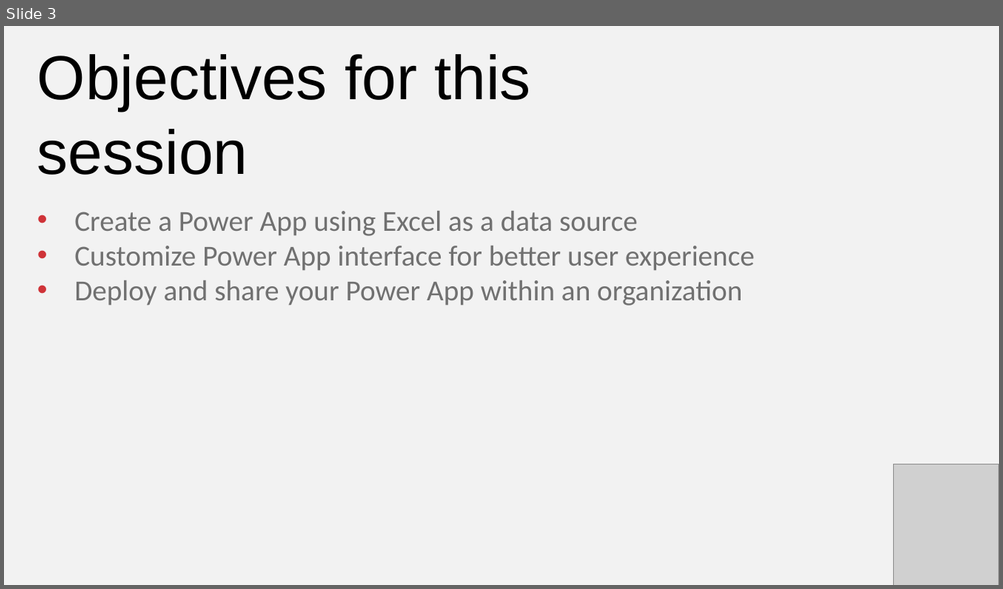
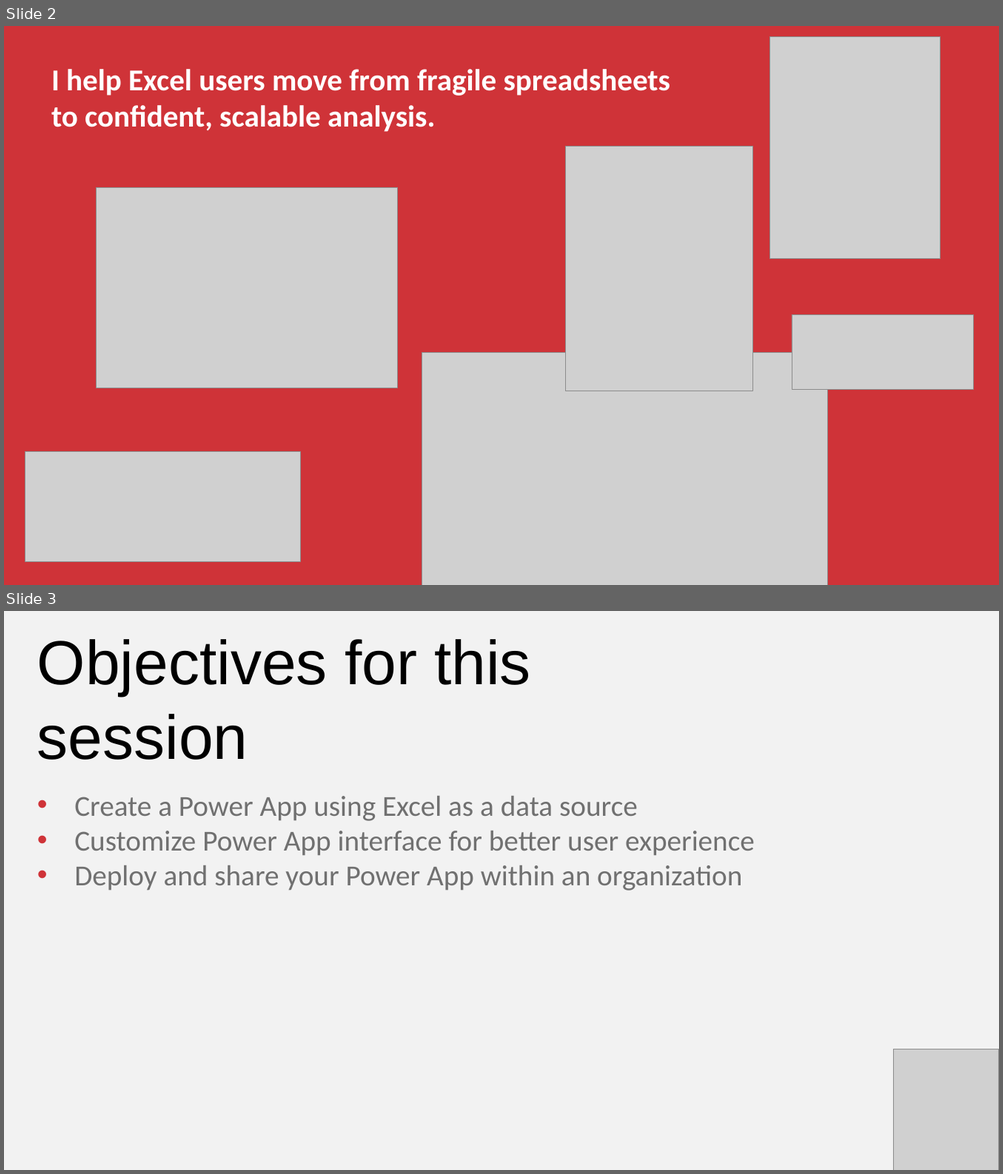
Before and after one commit to stringfestdata/first-steps-with-power-apps-for-excel-users, a slide deck: first-steps-power-apps.pptx. Shown one above the other, each under a label of ours: slide 3 before the commit, slides 2 and 3 after it. The pictures are 1003x589 and 1003x1174 pixels, drawn with LibreOffice and Linux fonts; fonts in the diff are those of the drawing; grey boxes stand for pictures. Boxes give left, top, right and bottom in pixels: in the first picture for what was removed or moved away, otherwise in the second. Text is boxed around its words. In the diff, an @@ line names an element or a change of style, - is before the commit and + after.

```diff
--- a/first-steps-power-apps.pptx
+++ b/first-steps-power-apps.pptx
@@ slide 2 added at (x1=4, y1=26, x2=999, y2=585), background #F2F2F2 @@
@@ rectangle added at (x1=4, y1=26, x2=999, y2=585), fill #CF3338 @@
@@ picture added at (x1=769, y1=36, x2=939, y2=258) @@
@@ text added at (x1=51, y1=69, x2=670, y2=132), 44 pt, text #FFFFFF, bold @@
+I help Excel users move from fragile spreadsheets
+to confident, scalable analysis.
@@ picture added at (x1=566, y1=147, x2=752, y2=392) @@
@@ picture added at (x1=96, y1=187, x2=397, y2=388) @@
@@ picture added at (x1=791, y1=315, x2=973, y2=389) @@
@@ picture added at (x1=421, y1=352, x2=827, y2=585) @@
@@ picture added at (x1=25, y1=452, x2=300, y2=562) @@
```
Also in this commit, not shown: 1 other slide added, 1 slide removed, 2 other files.
